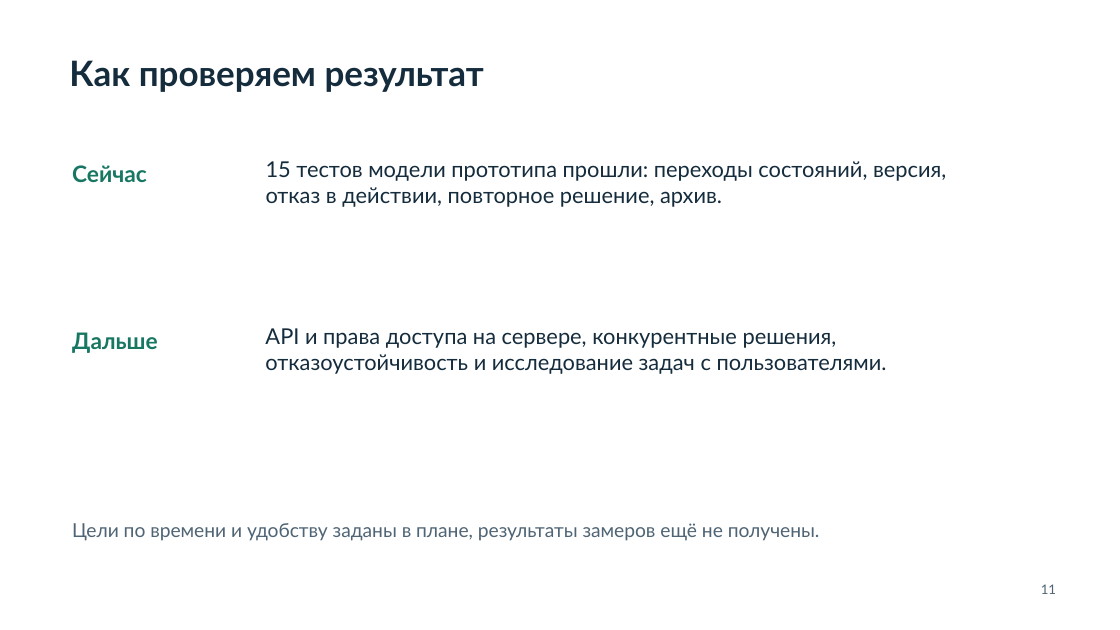
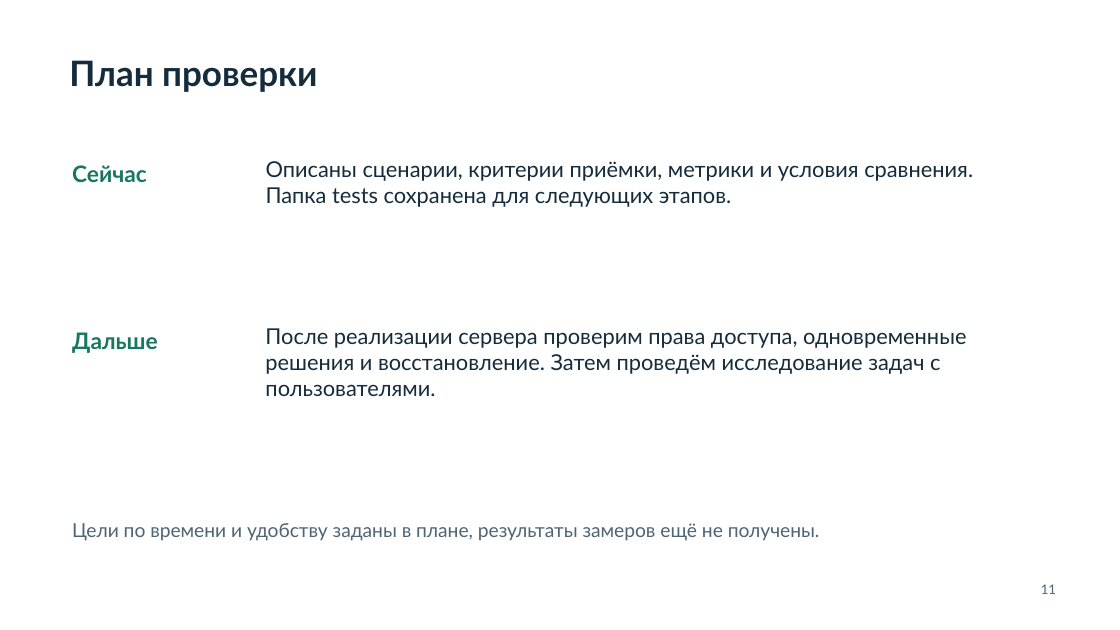
Before and after one commit to disasq/electronic-document-flow-system, a slide deck: slide 11 of docs/EDFS_Predefense_1_2026-10-24.pptx. Drawn at 1120x630 pixels with LibreOffice and Linux fonts; fonts in the diff are those of the drawing. Boxes give left, top, right and bottom in pixels: in the first picture for what was removed or moved away, otherwise in the second. Text is boxed around its words. In the diff, an @@ line names an element or a change of style, - is before the commit and + after.

```diff
--- a/docs/EDFS_Predefense_1_2026-10-24.pptx
+++ b/docs/EDFS_Predefense_1_2026-10-24.pptx
@@ text at [69,60,317,92]: text changed @@
-Как проверяем результат
+План проверки
@@ text at [266,161,973,207]: text changed @@
-15 тестов модели прототипа прошли: переходы состояний, версия, отказ в действии, повторное решение, архив.
+Описаны сценарии, критерии приёмки, метрики и условия сравнения. Папка tests сохранена для следующих этапов.
@@ text at [265,328,966,396]: text changed @@
-API и права доступа на сервере, конкурентные решения, отказоустойчивость и исследование задач с пользователями.
+После реализации сервера проверим права доступа, одновременные решения и восстановление. Затем проведём исследование задач с пользователями.
```
Also in this commit, not shown: 2 other slides changed, 28 other files.
